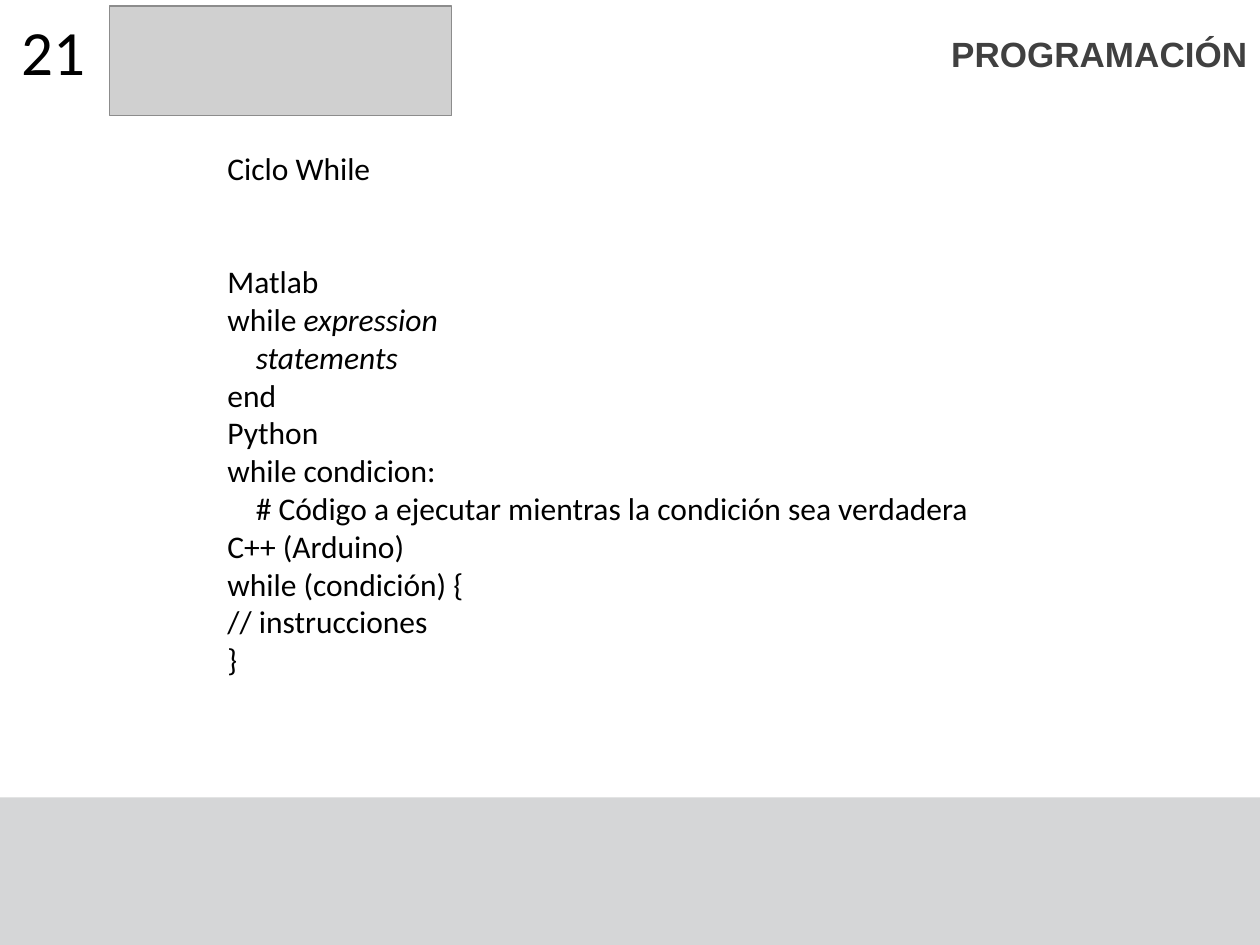
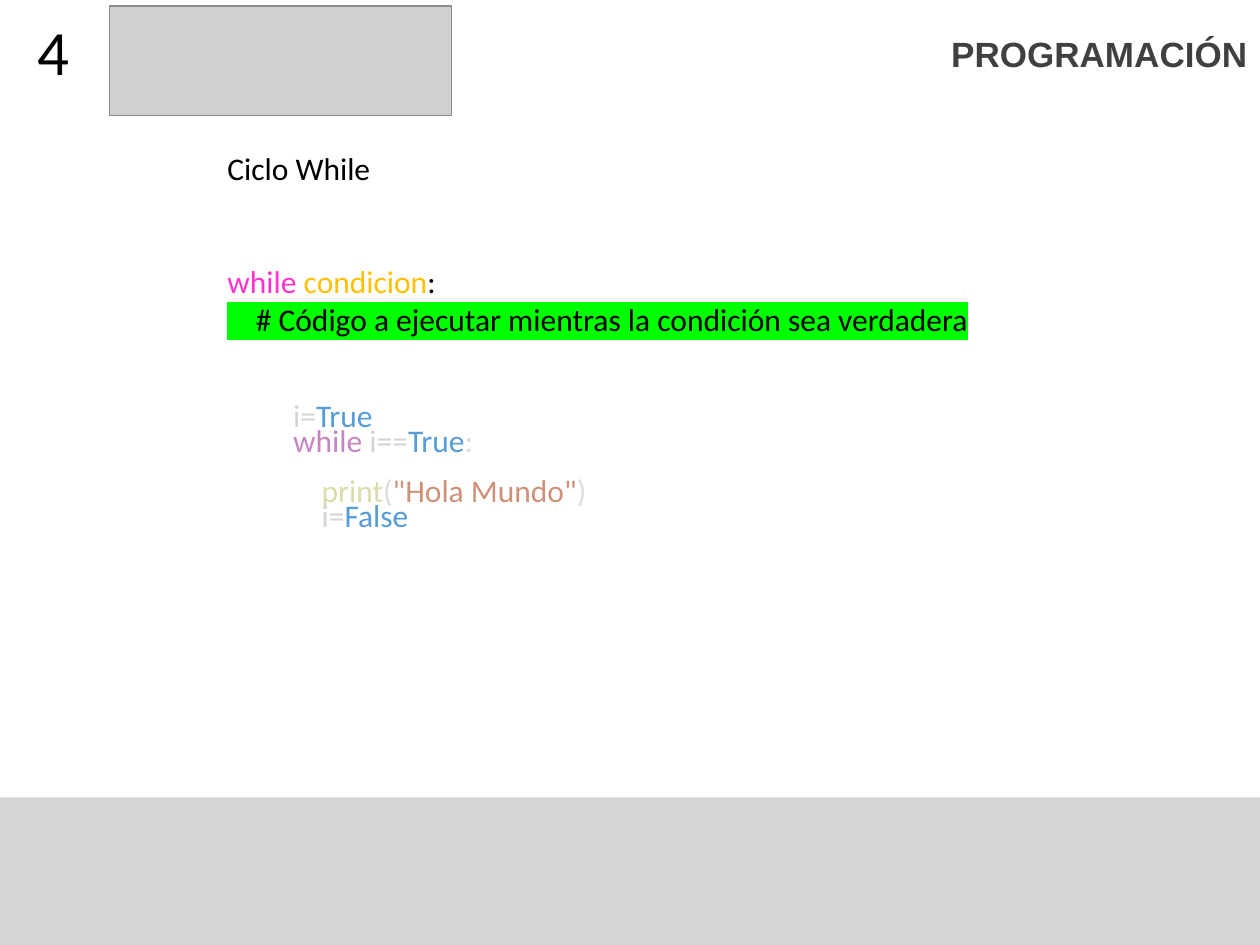
Before and after one commit to F4bian1012/Intro_Programacion, a slide deck: slide 4 of Sesion_10/Condicionales y ciclos.pptx (slide 25 before the commit). Drawn at 1260x945 pixels with LibreOffice and Linux fonts; fonts in the diff are those of the drawing; grey boxes stand for pictures. Boxes give left, top, right and bottom in pixels: in the first picture for what was removed or moved away, otherwise in the second. Text is boxed around its words. In the diff, an @@ line names an element or a change of style, - is before the commit and + after.

```diff
--- a/Sesion_10/Condicionales y ciclos.pptx
+++ b/Sesion_10/Condicionales y ciclos.pptx
@@ title at box(38, 34, 70, 75): text changed @@
-21
+4
@@ text at box(227, 271, 438, 449): paragraphs removed @@
-Matlab
-while expression
-statements
-end
-Python
@@ text at box(227, 271, 967, 337): text colour #000000 to #FF33CC in "while"; text colour #000000 to #FFC000 in "condicion:"; highlight none to #00FF00 in "# Código a ejecutar mientras la condición ..." @@
@@ text added at box(293, 406, 586, 527), 18 pt, text #569CD6 @@
+i=True
+while i==True:
+print("Hola Mundo")
+i=False
@@ text at box(227, 535, 447, 634): paragraphs removed @@
-C++ (Arduino)
-while (condición) {
-// instrucciones
-}
```
Also in this commit, not shown: 4 other slides changed, 1 slide added, 22 slides removed, 9 other files.
